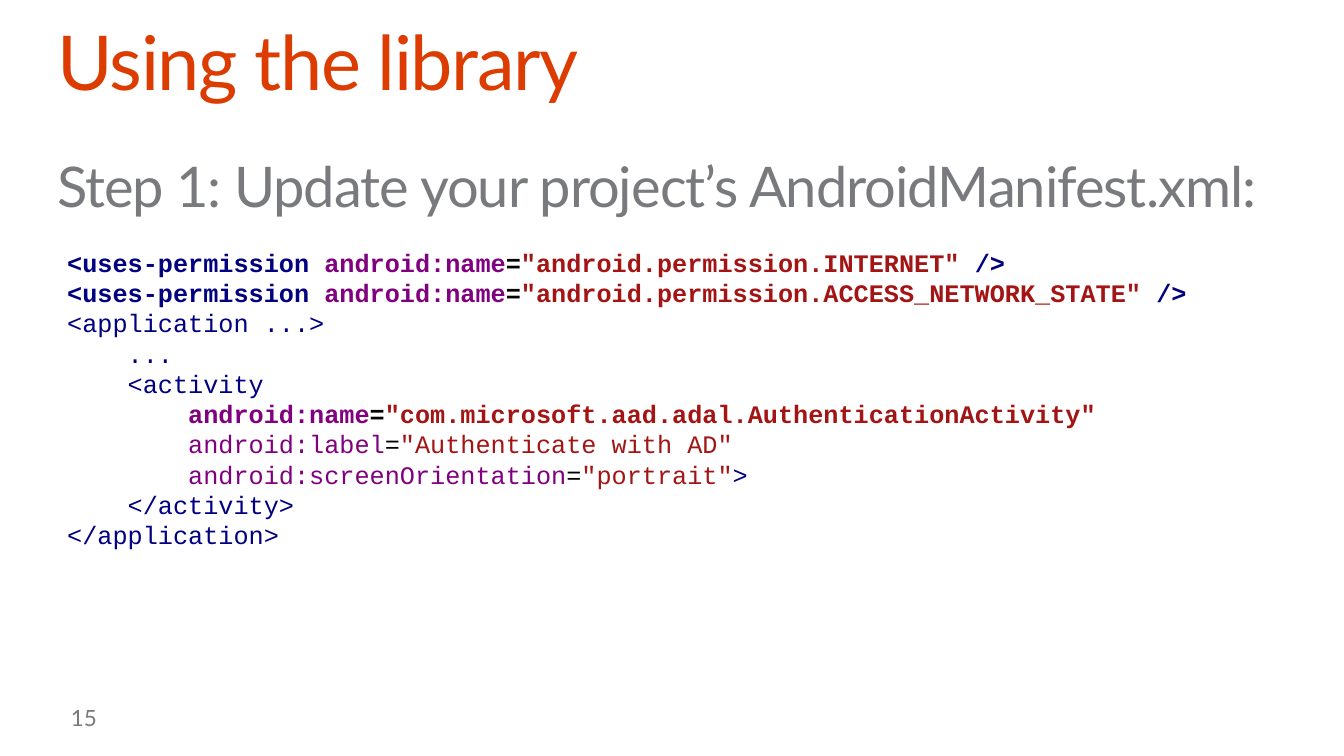
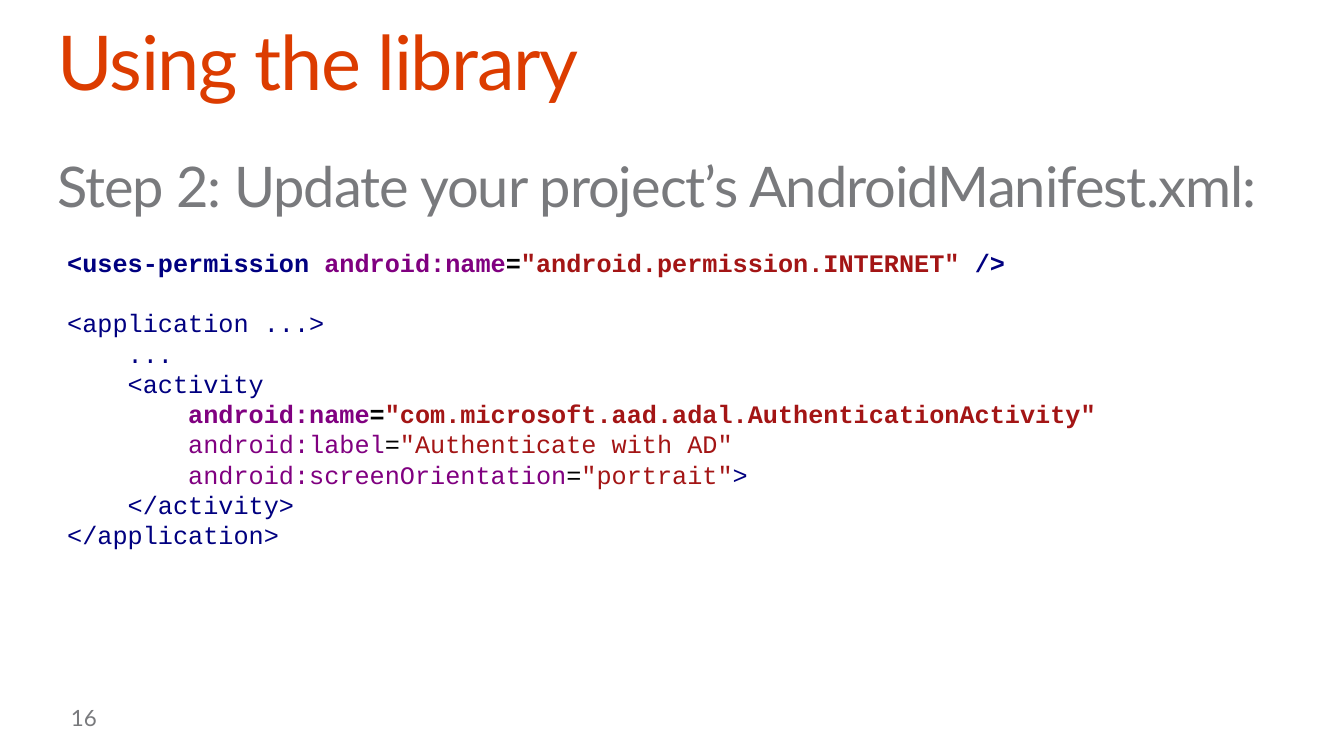
Before and after one commit to stinethebean/DevCampTraining, a slide deck: slide 16 of 06.Hook into SharePoint APIs with Android/06.Hook into SharePoint APIs with Android.pptx (slide 15 before the commit). Drawn at 1344x756 pixels with LibreOffice and Linux fonts; fonts in the diff are those of the drawing; background and template pictures are left out. Boxes give left, top, right and bottom in pixels: in the first picture for what was removed or moved away, otherwise in the second. Text is boxed around its words. In the diff, an @@ line names an element or a change of style, - is before the commit and + after.

```diff
--- a/06.Hook into SharePoint APIs with Android/06.Hook into SharePoint APIs with Android.pptx
+++ b/06.Hook into SharePoint APIs with Android/06.Hook into SharePoint APIs with Android.pptx
@@ text at [57, 164, 1256, 217]: text changed @@
-Step 1: Update your project’s AndroidManifest.xml:
+Step 2: Update your project’s AndroidManifest.xml:
@@ text at [67, 284, 1141, 308]: paragraph removed @@
-<uses-permission android:name="android.permission.ACCESS_NETWORK_STATE" />
@@ page number at [71, 710, 97, 726]: text changed @@
-15
+16
```
Also in this commit, not shown: 10 other slides changed, 2 slides added, 1 slide removed.
